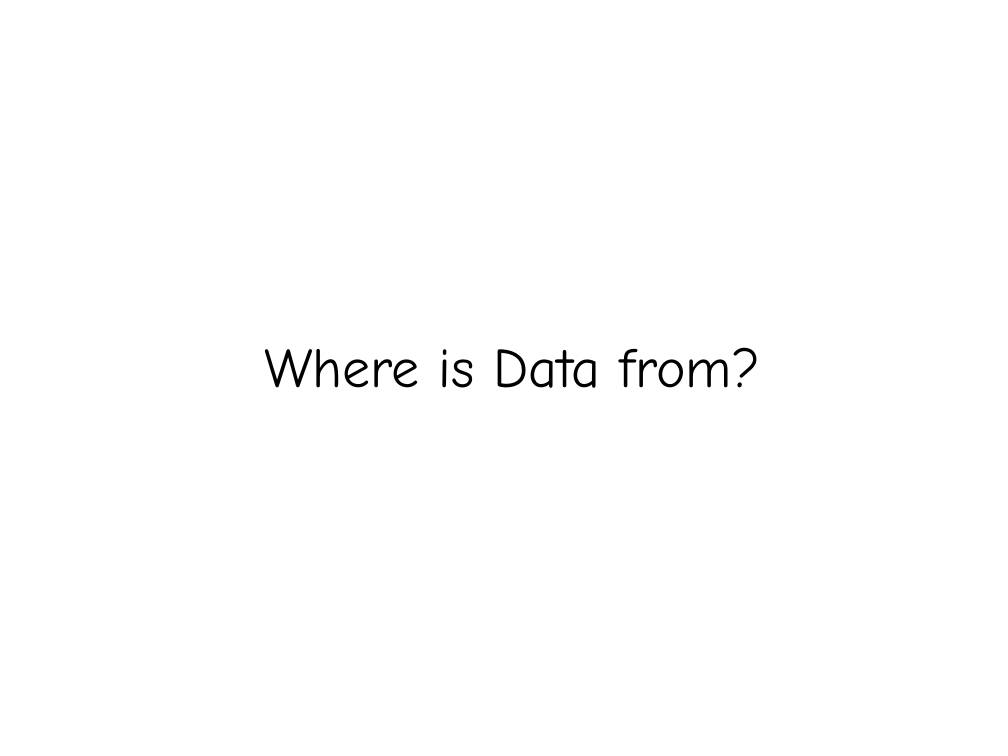
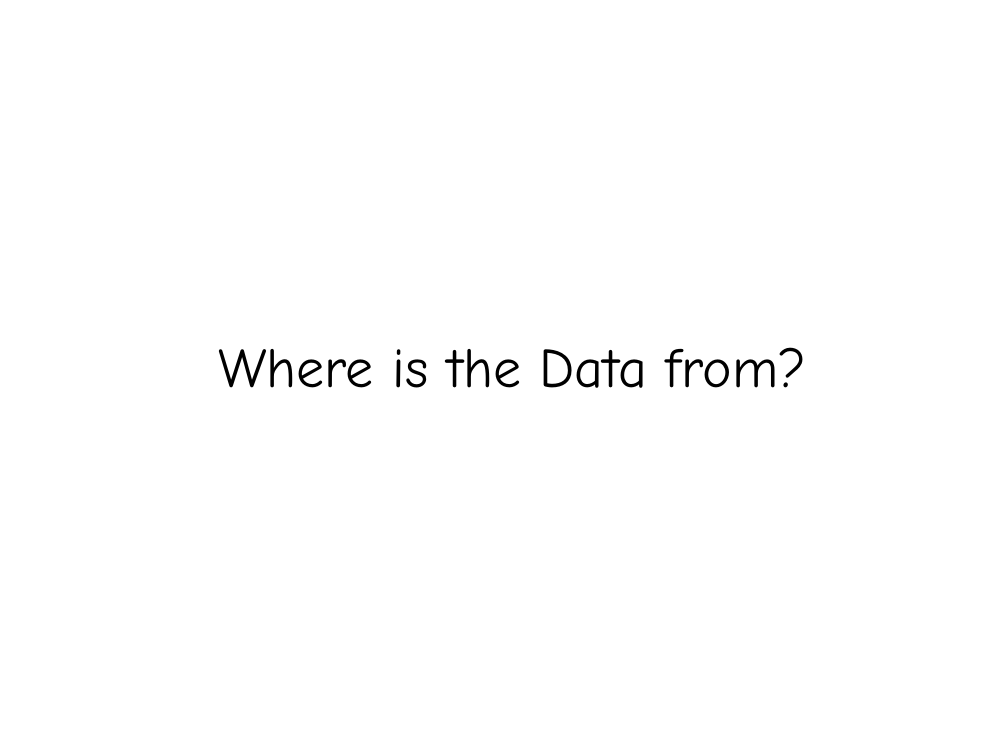
Before and after one commit to vaammpyy/M31-Spectra-Analysis, a slide deck: slide 7 of M31 Report.pptx. Drawn at 1008x756 pixels with LibreOffice and Linux fonts; fonts in the diff are those of the drawing. Boxes give left, top, right and bottom in pixels: in the first picture for what was removed or moved away, otherwise in the second. Text is boxed around its words. In the diff, an @@ line names an element or a change of style, - is before the commit and + after.

```diff
--- a/M31 Report.pptx
+++ b/M31 Report.pptx
@@ text at (218,347,807,388): text changed @@
-Where is Data from?
+Where is the Data from?
```
Also in this commit, not shown: 12 other slides changed, 1 slide added.
